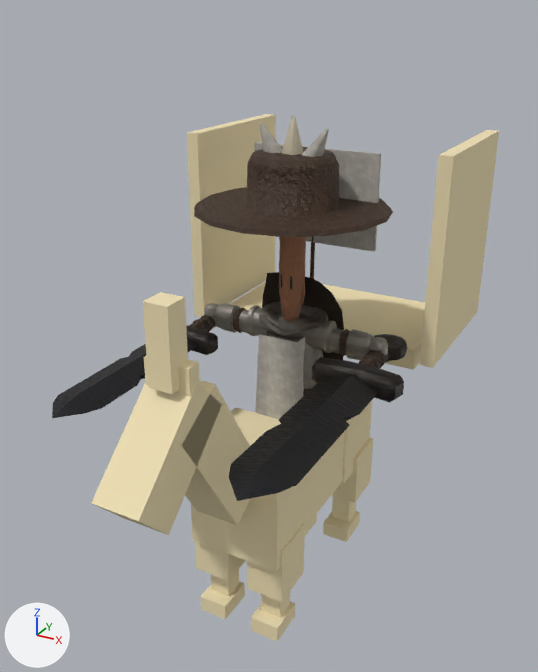
What one commit did to the glTF model csharp/Unciv.Godot/Packs/units/models/unit/Hakkapeliitta.glb.
One viewpoint serves both versions: a 50 mm lens placed at (1.07, -2.1, 2.0), pointed at (-0.02, -0.13, 1.02). The axes (+X, +Y, +Z) are drawn at lower left. The lights are the same throughout. The older version comes first. Vertices at exactly the same position are counted once.

Names of what the first picture shows: '1H_Sword', '1H_Sword_Offhand', 'HorseMesh', 'Knight_Cape', 'Warrior'.
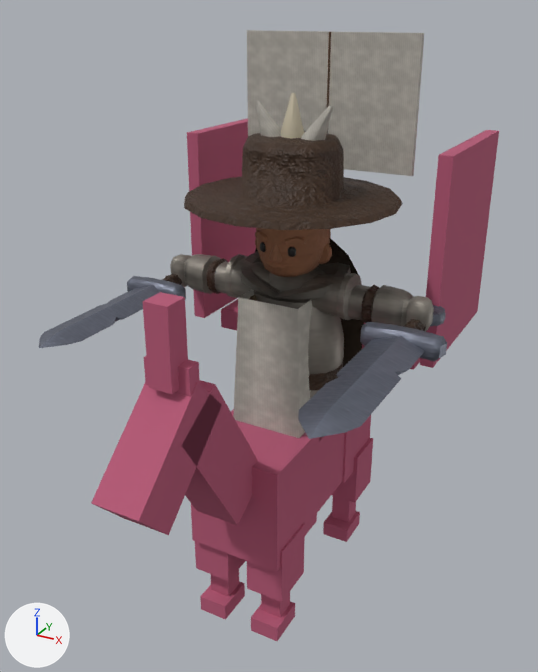
Edits to the bpy script that builds the scene:
```text
Change mat_horse:
    mat_horse.base_color: (0.86, 0.74, 0.46) -> (0.46, 0.1, 0.18)  # beige #efdfb5 -> pink #b55976
Change me_mesh_skinned:
    used by ob_warrior; location = (0.0, 0.0, 0.57); scale = (0.379, 0.379, 0.379)
    remove me_mesh_skinned.from_pydata(...)  # 2567 vertices, 4772 faces; spans x -0.92..0.92, y -0.85..0.83, z 0.0..2.98
    add me_mesh_skinned.from_pydata(...)  # 2567 vertices, 4772 faces; spans x -0.95..0.95, y -0.69..0.67, z 0.0..2.67
    me_mesh_skinned part 1: the loose piece of 261 vertices spanning x -0.12..0.11, y -0.13..0.13, z 1.22..2.31 is scaled about its middle by (2.13, 1.92, 0.5), then moved by (0.0, 0.0, -0.24)
    me_mesh_skinned part 2: the loose piece of 34 vertices spanning x 0.09..0.13, y -0.01..0.02, z 1.36..1.66 is scaled about its middle by (2.13, 1.92, 0.5), then moved by (0.12, 0.0, -0.11)
    me_mesh_skinned part 3: the loose piece of 26 vertices spanning x -0.02..0.02, y -0.14..-0.07, z 1.44..1.72 is scaled about its middle by (2.13, 1.92, 0.5), then moved by (0.0, -0.09, -0.15)
    me_mesh_skinned part 4: the loose piece of 46 vertices spanning x -0.08..-0.01, y -0.12..-0.07, z 1.67..1.79 is scaled about its middle by (2.13, 1.92, 0.5), then moved by (-0.05, -0.09, -0.22)
    me_mesh_skinned part 5: the loose piece of 40 vertices spanning x 0.04..0.06, y -0.12..-0.09, z 1.54..1.67 is scaled about its middle by (2.13, 1.92, 0.5), then moved by (0.05, -0.1, -0.16)
    me_mesh_skinned part 6: the loose piece of 40 vertices spanning x -0.06..-0.04, y -0.12..-0.09, z 1.54..1.67 is scaled about its middle by (2.13, 1.92, 0.5), then moved by (-0.05, -0.1, -0.16)
    me_mesh_skinned part 7: the loose piece of 20 vertices spanning x -0.23..0.23, y -0.28..0.29, z 0.21..1.13 is scaled about the mesh origin by (1.1, 1.3, 1)
    me_mesh_skinned part 8: 1250 of 2567 vertices moved; they spanned x -0.92..0.92, y -0.85..0.83, z 0.19..2.98 and now span x -0.95..0.95, y -0.69..0.67, z 0.19..2.67; mean shift (0.0, 0.0, -0.05); largest move (0.0, -0.01, 2.98) -> (0.0, -0.01, 2.35)
    other edits to the shape of me_mesh_skinned do not show in these pictures
Change me_mesh_1h_sword_offhand:
    where me_mesh_1h_sword_offhand.from_pydata(...)  # 160 vertices, 300 faces; spans x -0.25..0.25, y -0.07..0.07, z -0.37..1.41
    used by ob_1h_sword_offhand; location = (0.32, -0.069, 0.968); rotation_euler = (-1.571, 0.0, 3.142), in degrees (-90, 0, 180); scale = (0.584, 0.584, 0.584)
    me_mesh_1h_sword_offhand part 9: 140 faces centred in x -0.25..0.25, y -0.07..0.07, z -0.32..1.33 are repainted in the vertex colours; the middle colour goes from dark grey #322e2a to grey #7c808f
    me_mesh_1h_sword_offhand part 10: 80 faces centred in x -0.11..0.07, y -0.05..0.04, z -0.36..0.13 are repainted in the vertex colours; the middle colour goes from brown #322a22 to grey #767a89
Change me_mesh_1h_sword:
    where me_mesh_1h_sword.from_pydata(...)  # 160 vertices, 300 faces; spans x -0.25..0.25, y -0.07..0.07, z -0.37..1.41
    used by ob_1h_sword; location = (-0.32, -0.077, 0.968); rotation_euler = (1.571, 0.0, 0.0), in degrees (90, 0, 0); scale = (0.523, 0.523, 0.523)
    me_mesh_1h_sword part 11: 140 faces centred in x -0.25..0.25, y -0.07..0.07, z -0.32..1.33 are repainted in the vertex colours; the middle colour goes from dark grey #322e2a to grey #7c808f
Change ob_warrior:
    ob_warrior.scale: (0.379, 0.379, 0.379) -> (0.51, 0.51, 0.51)
Change ob_1h_sword_offhand:
    ob_1h_sword_offhand.location: (0.32, -0.069, 0.968) -> (0.446, -0.056, 1.111)
    ob_1h_sword_offhand.scale: (0.584, 0.584, 0.584) -> (0.515, 0.515, 0.515)
Change ob_1h_sword:
    ob_1h_sword.location: (-0.32, -0.077, 0.968) -> (-0.446, -0.062, 1.111)
    ob_1h_sword.scale: (0.523, 0.523, 0.523) -> (0.462, 0.462, 0.462)
Change ob_knight_cape:
    ob_knight_cape.location: (0.0, 0.0, 1.185) -> (0.0, 0.0, 1.337)
    ob_knight_cape.scale: (0.341, 0.227, 0.379) -> (0.459, 0.306, 0.51)
```

Pixel boxes [x1, y1, x2, y2] of what changed, in the pictures (538 x 672 px; the box of a moved part takes in the faces that stretch with it):
'HorseMesh', recoloured (darker)
    both: [91, 118, 499, 641]
'Warrior', reshaped, rescaled (32% wider, 35% taller)
    before: [194, 116, 393, 419]
    after: [170, 30, 434, 438]
'1H_Sword_Offhand', recoloured, moved, rescaled (16% narrower, 20% shorter)
    before: [229, 334, 407, 501]
    after: [298, 305, 447, 439]
'1H_Sword', recoloured, moved, rescaled (11% narrower, 27% shorter)
    before: [52, 315, 218, 418]
    after: [39, 273, 186, 348]
'Knight_Cape', moved, rescaled (33% wider, 46% taller)
    before: [262, 272, 344, 360]
    after: [255, 238, 364, 367]
part 1 of me_mesh_skinned, moved or reshaped
    before: [279, 237, 306, 321]
    after: [256, 228, 331, 277]
part 2 of me_mesh_skinned, moved or reshaped
    before: [300, 277, 305, 306]
    after: [318, 244, 332, 264]
part 3 of me_mesh_skinned, moved or reshaped
    before: [283, 273, 288, 299]
    after: [268, 243, 283, 262]
part 4 of me_mesh_skinned, moved or reshaped
    before: [279, 260, 284, 274]
    after: [255, 231, 269, 243]
part 5 of me_mesh_skinned, moved or reshaped
    before: [290, 276, 293, 290]
    after: [288, 247, 296, 257]
part 6 of me_mesh_skinned, moved or reshaped
    before: [280, 274, 282, 288]
    after: [260, 242, 266, 252]
part 7 of me_mesh_skinned, moved or reshaped
    before: [255, 329, 305, 419]
    after: [233, 290, 312, 438]
part 8 of me_mesh_skinned, moved or reshaped
    before: [194, 116, 393, 395]
    after: [170, 30, 434, 398]
part 9 of me_mesh_1h_sword_offhand, recoloured
    before: [229, 335, 404, 501]
    after: [298, 321, 447, 439]
part 10 of me_mesh_1h_sword_offhand, recoloured
    before: [376, 334, 407, 362]
    after: [430, 305, 446, 327]
part 11 of me_mesh_1h_sword, recoloured
    before: [52, 325, 218, 418]
    after: [39, 276, 186, 348]
